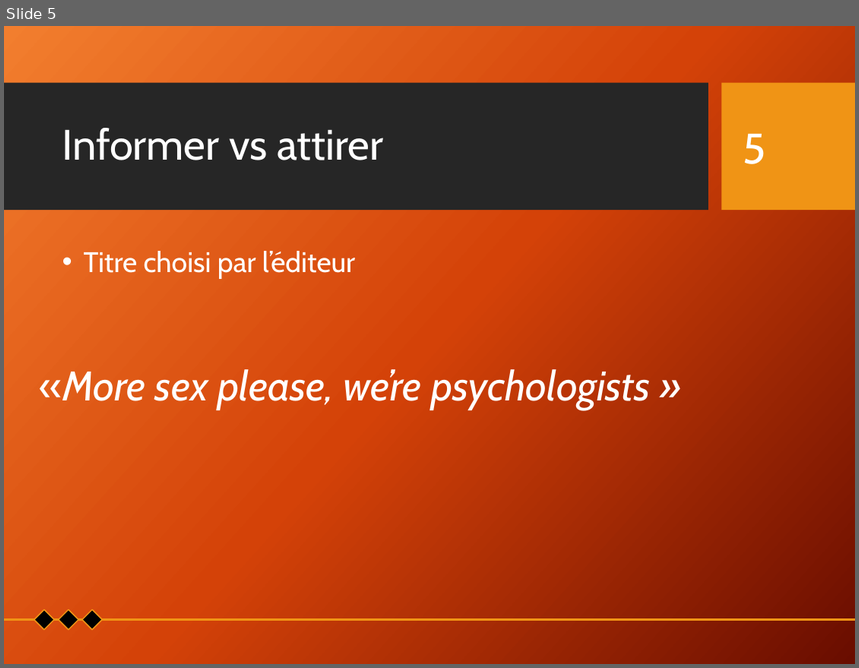
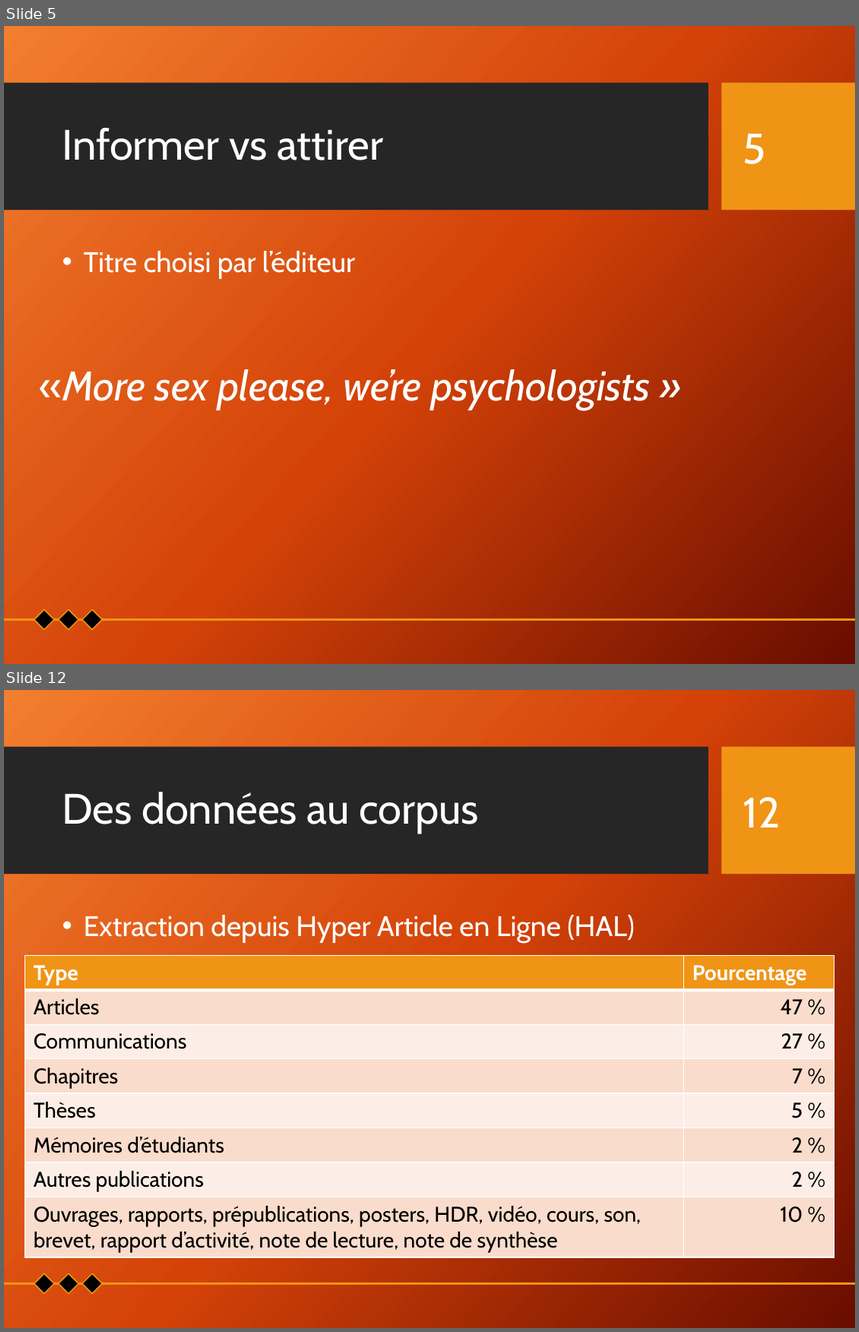
Before and after one commit to Xitog/tal, a slide deck: dossiers/Final - Présentation Projet de recherche.pptx. Shown one above the other, each under a label of ours: slide 5 before the commit, slides 5 and 12 after it; the slides between them are not shown. The pictures are 859x668 and 859x1332 pixels, drawn with LibreOffice and Linux fonts; fonts in the diff are those of the drawing; background and template pictures are left out. Boxes give left, top, right and bottom in pixels: in the first picture for what was removed or moved away, otherwise in the second. Text is boxed around its words. In the diff, an @@ line names an element or a change of style, - is before the commit and + after.

```diff
--- a/dossiers/Final - Présentation Projet de recherche.pptx
+++ b/dossiers/Final - Présentation Projet de recherche.pptx
@@ slide 12 added at (x1=4, y1=690, x2=855, y2=1328), background picture (left out); not listed: 2 template elements that a slide beside it also shows @@
@@ title added at (x1=62, y1=792, x2=479, y2=834), 36 pt, text #FFFFFF @@
+Des données au corpus
@@ page number added at (x1=743, y1=797, x2=781, y2=828), 36 pt, text #FFFFFF @@
+12
@@ text added at (x1=84, y1=915, x2=635, y2=942), 24 pt, text #FFFFFF @@
+• Extraction depuis Hyper Article en Ligne (HAL)
@@ table added at (x1=25, y1=955, x2=834, y2=1256), 8 rows, 2 columns @@
+Type | Pourcentage
+Articles | 47 %
+Communications | 27 %
+Chapitres | 7 %
+Thèses | 5 %
+Mémoires d’étudiants | 2 %
+Autres publications | 2 %
+Ouvrages, rapports, prépublications, posters, HDR, vidéo, cours, son, brevet, rapport d’activité, note de lecture, note de synthèse | 10 %
@@ group added at (x1=4, y1=1274, x2=855, y2=1294): 3 diamonds, 1 line @@
```
Also in this commit, not shown: 8 slides changed, 15 other slides added.
